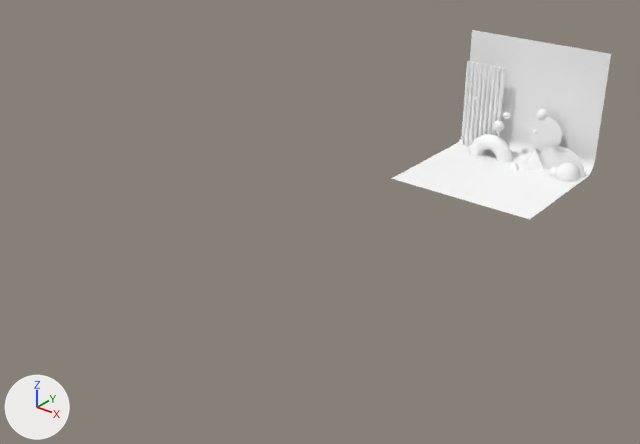
One commit to the FBX model public/static/3d/gallery/gallery1.fbx: the scene before it, then after it.
The view is the same before and after, from a camera (50 mm lens) standing at (2.1, -3.49, 1.64) and looking at (-0.06, -0.79, -0.03). Every picture has the same lights, and +X, +Y and +Z are marked at lower left. Where no turn or scale is listed for an object, it has been applied to the vertices. Vertices at the same position are counted once.

Script lines for the objects in view, before the commit:
```python
me_mesh = bpy.data.meshes.new('Mesh')
me_mesh.from_pydata(...)  # 5223 vertices, 5376 faces; spans x -0.38..0.38, y -0.354..0.361, z -0.269..0.416
me_mesh.materials.append(mat_white)  # white #ffffff
ob_plateshape1 = bpy.data.objects.new('PlateShape1', me_mesh)
ob_plateshape1.location = (0.19, 0.298, 0.09)
```
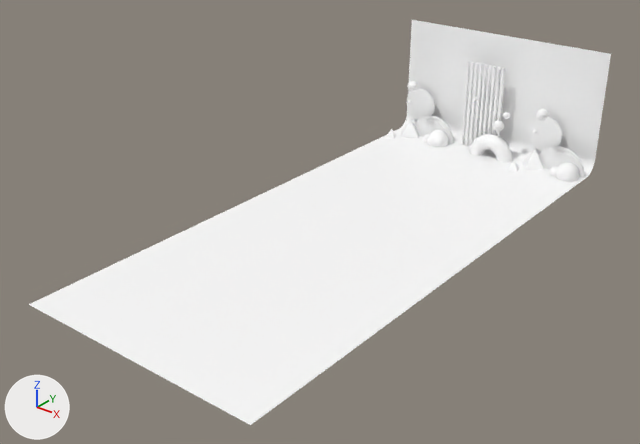
Where the newer file only moved an object's origin or applied its transform, the numbers keep the older frame.

Boxes [x1, y1, x2, y2] around the edits, measured in the pictures (640 x 444 px):
'PlateShape1', reshaped: before [391, 30, 611, 219]; after [29, 20, 611, 425]
part 1 of me_mesh, added: after [407, 81, 418, 91]
part 2 of me_mesh, added: after [407, 89, 435, 120]
part 3 of me_mesh, added: after [415, 116, 453, 144]
part 4 of me_mesh, added: after [416, 120, 449, 143]
part 5 of me_mesh, added: after [401, 119, 419, 138]
part 6 of me_mesh, added: after [385, 129, 397, 139]
part 7 of me_mesh, added: after [427, 130, 448, 147]
part 8 of me_mesh, added: after [29, 20, 530, 425]

The change, as a diff of the scene's bpy script:
```diff
--- a/public/static/3d/gallery/gallery1.fbx.py
+++ b/public/static/3d/gallery/gallery1.fbx.py
@@ me_mesh @@
 # used by ob_plateshape1; location = (0.19, 0.298, 0.09)
-me_mesh.from_pydata(...)  # 5223 vertices, 5376 faces; spans x -0.38..0.38, y -0.354..0.361, z -0.269..0.416
+me_mesh.from_pydata(...)  # 7186 vertices, 7495 faces; spans x -0.76..0.38, y -2.216..0.361, z -0.269..0.416
+# me_mesh part 1: a new loose piece, a UV sphere (20 segments, 20 rings, poles along z) spanning x -0.631..-0.575, y 0.125..0.18, z 0.09..0.145, in mat_white (white #ffffff)
+# me_mesh part 2: a new loose piece, a 48-sided cylinder along y spanning x -0.7368..-0.5523, y 0.3085..0.3117, z -0.1303..0.0543, in mat_white (white #ffffff)
+# me_mesh part 3: the loose piece of 52 vertices spanning x 0.101..0.367, y 0.259..0.268, z -0.201..-0.068 is copied, and the copy is moved by (-0.76, 0.0, 0.0); it spans x -0.659..-0.393, y 0.259..0.268, z -0.201..-0.068
+# me_mesh part 4: the loose piece of 52 vertices spanning x 0.122..0.346, y 0.253..0.257, z -0.201..-0.089 is copied, and the copy is moved by (-0.76, 0.0, 0.0); it spans x -0.638..-0.414, y 0.253..0.257, z -0.201..-0.089
+# me_mesh part 5: the loose piece of 101 vertices spanning x 0.034..0.17, y 0.169..0.305, z -0.2..-0.105 is copied, and the copy is moved by (-0.76, 0.0, 0.0); it spans x -0.726..-0.59, y 0.169..0.305, z -0.2..-0.105
+# me_mesh part 6: the loose piece of 101 vertices spanning x 0.008..0.074, y 0.106..0.172, z -0.199..-0.148 is copied, and the copy is moved by (-0.76, 0.0, 0.0); it spans x -0.752..-0.686, y 0.106..0.172, z -0.199..-0.148
+# me_mesh part 7: a new loose piece, a UV sphere (20 segments, 20 rings, poles along z) spanning x -0.517..-0.401, y 0.152..0.268, z -0.238..-0.123, in mat_white (white #ffffff)
+# me_mesh part 8
+# 4 vertices are added at (-0.38, -2.216, -0.198), (0.0, -2.216, -0.198), (0.38, -2.216, -0.198), (-0.76, -2.216, -0.198)
+# 27 new vertices lie (-0.38, 0.0, 0.0) away from vertices in x -0.38, y -0.354..0.361, z -0.198..0.416
+# 29 new faces join them
 me_mesh.materials.append(mat_white)
```
